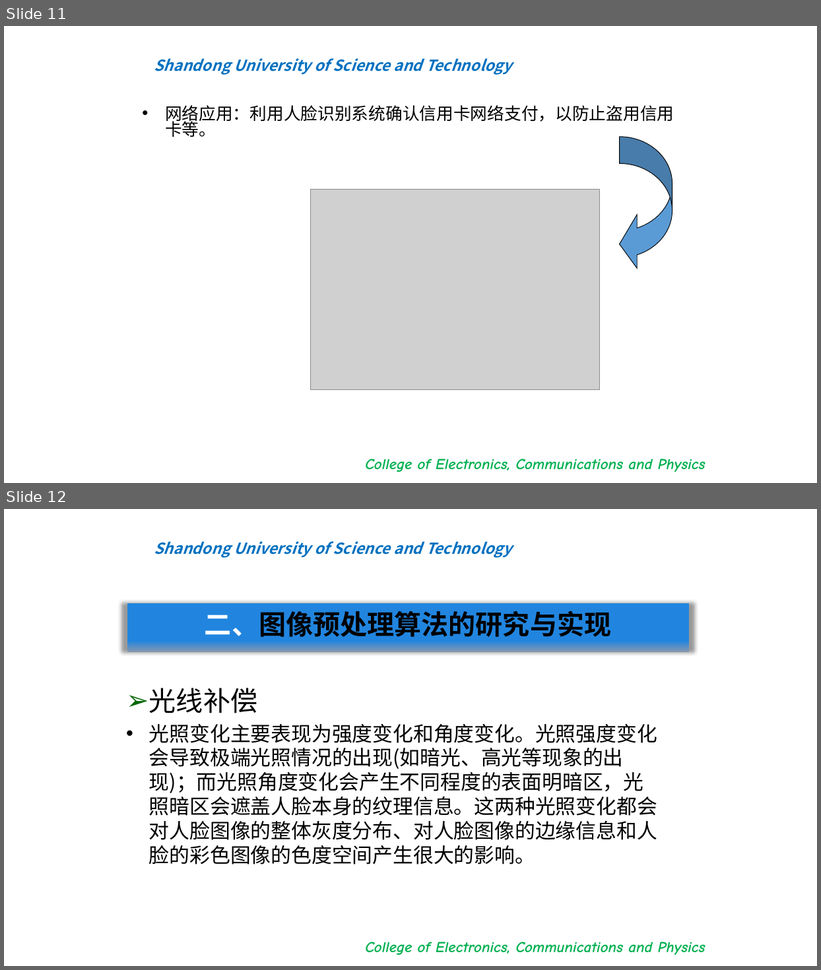
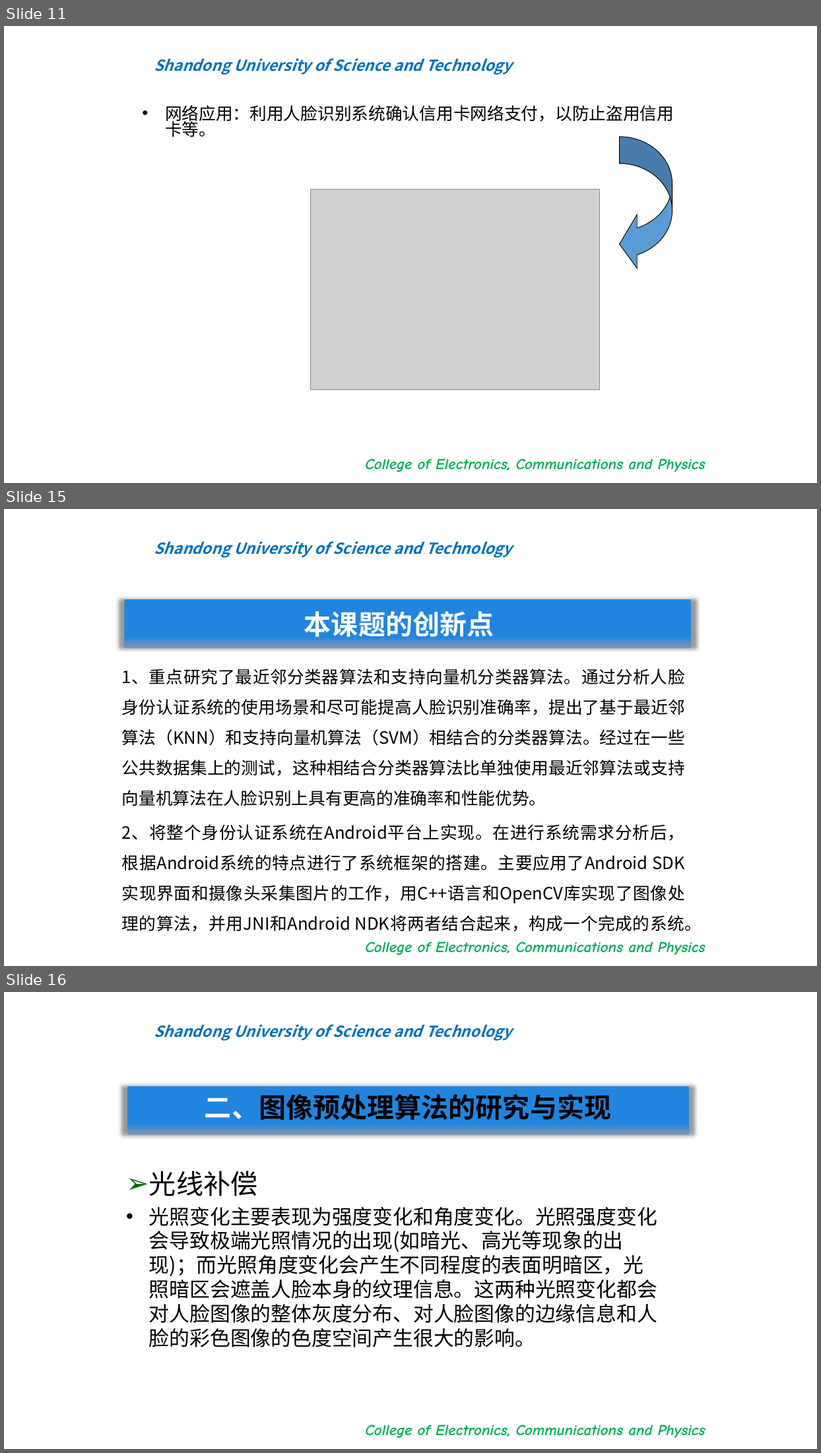
Before and after one commit to bigflyboy/biyelunwen, a slide deck: 王志远毕业答辩.pptx. Shown one above the other, each under a label of ours: slides 11 and 12 before the commit, slides 11, 15 and 16 after it; the slides between them are not shown. The pictures are 821x970 and 821x1453 pixels, drawn with LibreOffice and Linux fonts; fonts in the diff are those of the drawing; grey boxes stand for pictures; background and template pictures are left out. Boxes give left, top, right and bottom in pixels: in the first picture for what was removed or moved away, otherwise in the second. Text is boxed around its words. In the diff, an @@ line names an element or a change of style, - is before the commit and + after.

```diff
--- a/王志远毕业答辩.pptx
+++ b/王志远毕业答辩.pptx
@@ slide 15 added at <box>4,509,817,966</box>, background #FFFFFF; not listed: 2 template elements that a slide beside it also shows @@
@@ rectangle added at <box>124,599,691,648</box>, fill gradient #2185DF to #8497B0 @@
@@ text added at <box>304,611,494,637</box>, 32 pt, text #FFFFFF, bold @@
+本课题的创新点
@@ text added at <box>122,669,702,932</box>, 20 pt, text #000000 @@
+1、重点研究了最近邻分类器算法和支持向量机分类器算法。通过分析人脸身份认证系统的使用场景和尽可能提高人脸识别准确率，提出了基于最近邻算法（KNN）和支持向量机算法（SVM）相结合的分类器算法。经过在一些公共数据集上的测试，这种相结合分类器算法比单独使用最近邻算法或支持向量机算法在人脸识别上具有更高的准确率和性能优势。
+2、将整个身份认证系统在Android平台上实现。在进行系统需求分析后，根据Android系统的特点进行了系统框架的搭建。主要应用了Android SDK实现界面和摄像头采集图片的工作，用C++语言和OpenCV库实现了图像处理的算法，并用JNI和Android NDK将两者结合起来，构成一个完成的系统。
@@ what was slide 12 is now slide 16 @@
```
Also in this commit, not shown: 4 slides changed, 9 other slides added, 1 other file.
